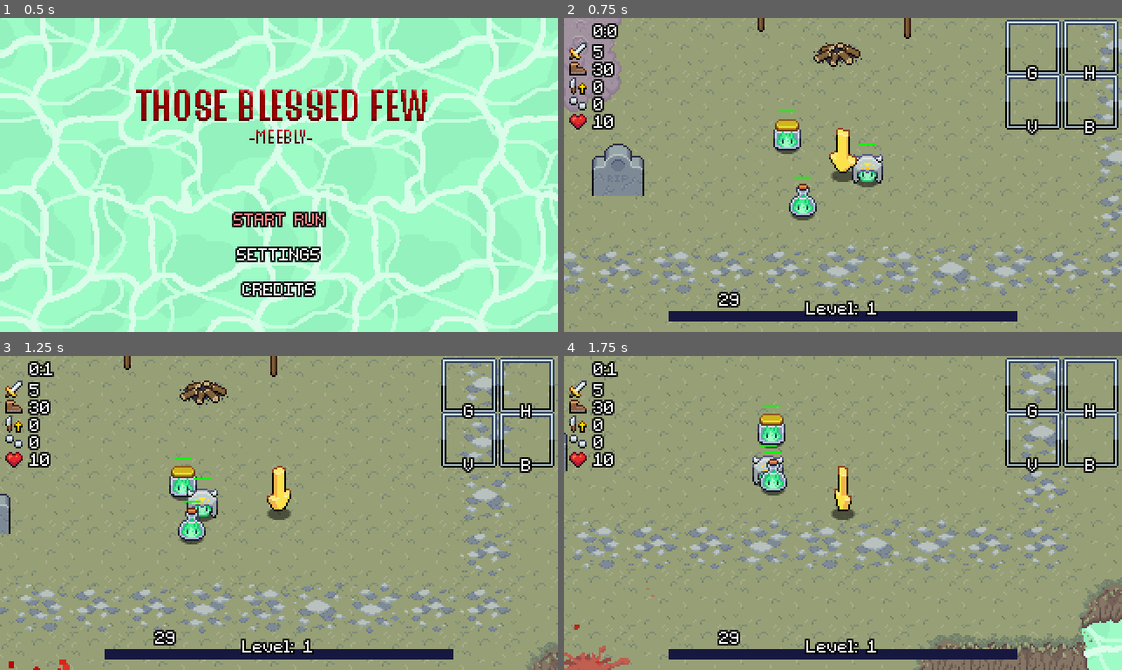
Above: before the commit, frames 1-4 (two rows, left to right).
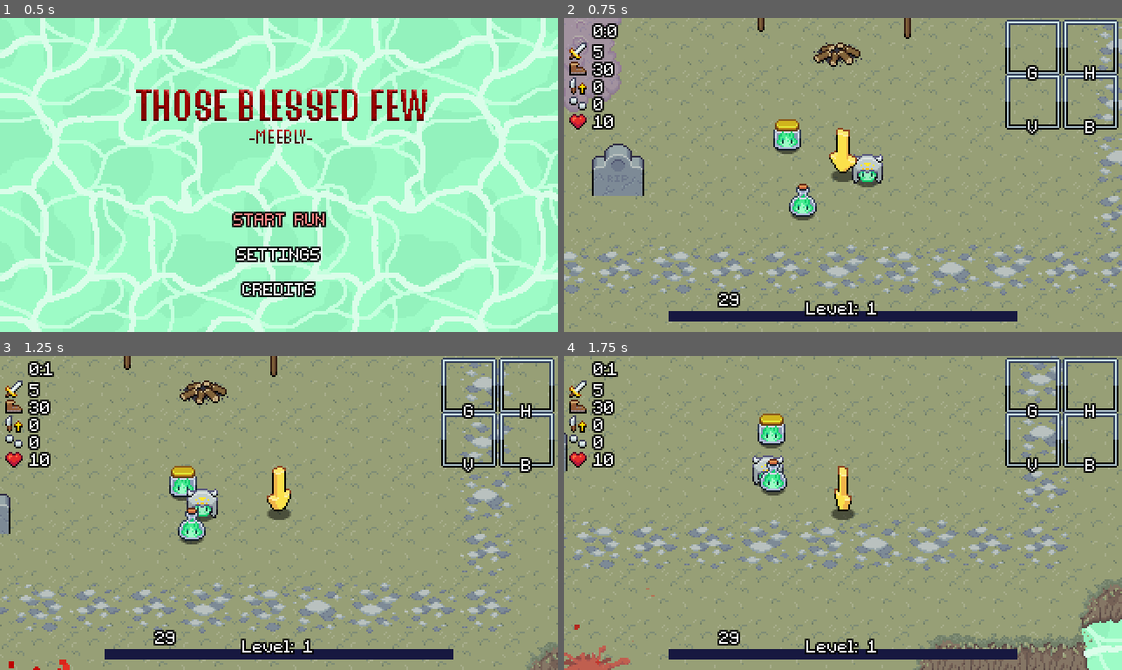
Above: after the commit, the same moments.

Repository: daanengbers/ThoseBlessedFewYCSTA
Game: Godot game, scene res://Scenes/titlescreen.tscn
Two runs of this game, one before a commit and one after it. Both use one fixed random seed, a clock stepped at 60 frames per second and the inputs below.
Inputs:
- Up to frame 1 (0.5 s): no input
- Up to frame 2 (0.75 s): hold D (right) from 0.53 s (still down); tap G (spell1) at 0.6 s
- Up to frame 3 (1.25 s): keep holding D (right); tap H (spell2) at 0.8 s
- Up to frame 4 (1.75 s): release D (right) at 1.28 s; hold S (down) from 1.28 s (still down); tap H (spell2) at 1.35 s; tap V (spell3) at 1.55 s

Frame 1 is identical in both runs. In frame 2, less than 0.1% of the frame differs, in the area x 38-56%, y 29-52%; in frame 3, less than 0.1%; in frame 4, less than 0.1%.

Commit message:
Healthbars are invisible by default. lvl up system more responsive and short press timer, new meebling EXP sprite

Diff:
--- a/Scenes/card.tscn
+++ b/Scenes/card.tscn
@@ -179,6 +179,7 @@
 texture = ExtResource("4_6nhxx")
 hframes = 4
 vframes = 4
+frame = 14
 
 [node name="Select" type="AudioStreamPlayer" parent="eh"]
 stream = ExtResource("5_cuntc")
--- a/Scenes/crowd_member.tscn
+++ b/Scenes/crowd_member.tscn
@@ -240,6 +240,7 @@
 texture = ExtResource("4_5tbgb")
 
 [node name="Healthbar" type="TextureProgressBar" parent="."]
+visible = false
 z_index = 2
 texture_filter = 1
 offset_left = -5.0
--- a/Scenes/crowd_simulation.tscn
+++ b/Scenes/crowd_simulation.tscn
@@ -14,6 +14,7 @@
 [ext_resource type="Texture2D" uid="uid://bc65frbmttbad" path="res://Assets/Selectcardarrow.png" id="11_41qpt"]
 [ext_resource type="Texture2D" uid="uid://cg180gfaancl0" path="res://Assets/Buttonshowcase.png" id="11_g741n"]
 [ext_resource type="Texture2D" uid="uid://cgakxi0t1lwe7" path="res://Assets/Staticons.png" id="11_q0y8a"]
+[ext_resource type="Texture2D" uid="uid://dsh5841pjc8i5" path="res://Assets/YCSTA_Souldparticles.png" id="13_nqnof"]
 [ext_resource type="AudioStream" uid="uid://bad6nr05h2axn" path="res://Sounds/lvlup1.wav" id="16_nlck6"]
 
 [sub_resource type="AtlasTexture" id="AtlasTexture_j74bb"]
@@ -97,6 +98,14 @@
 "play": SubResource("Animation_kxa56")
 }
 
+[sub_resource type="Gradient" id="Gradient_bue6w"]
+offsets = PackedFloat32Array(0, 0.486667, 1)
+colors = PackedColorArray(1, 1, 1, 1, 1, 1, 1, 1, 1, 1, 1, 0)
+
+[sub_resource type="Gradient" id="Gradient_ge54m"]
+offsets = PackedFloat32Array(0, 0.313333, 0.686667, 1)
+colors = PackedColorArray(1, 1, 1, 1, 0.431865, 1, 0.400656, 1, 0.431373, 1, 0.858824, 1, 1, 1, 1, 1)
+
 [sub_resource type="Animation" id="Animation_rcns4"]
 length = 0.001
 tracks/0/type = "value"
@@ -420,6 +429,10 @@
 wait_time = 1.2
 one_shot = true
 
+[node name="CanpressTimer" type="Timer" parent="UI/SelectLevelupscreen"]
+wait_time = 0.4
+one_shot = true
+
 [node name="Tut" type="Label" parent="UI/SelectLevelupscreen"]
 texture_filter = 1
 offset_left = 4.0
@@ -431,6 +444,25 @@
 theme_override_fonts/font = ExtResource("3_gjq7j")
 text = "Press with the button you want to assign it to"
 horizontal_alignment = 1
+
+[node name="Confetti" type="CPUParticles2D" parent="UI/SelectLevelupscreen"]
+texture_filter = 1
+position = Vector2(160, 188)
+emitting = false
+amount = 16
+one_shot = true
+explosiveness = 0.9
+texture = ExtResource("13_nqnof")
+emission_shape = 3
+emission_rect_extents = Vector2(160, 8)
+direction = Vector2(0, -1)
+spread = 15.0
+gravity = Vector2(0, -98)
+initial_velocity_min = 100.0
+initial_velocity_max = 160.0
+scale_amount_max = 1.4
+color_ramp = SubResource("Gradient_bue6w")
+color_initial_ramp = SubResource("Gradient_ge54m")
 
 [node name="Deathscreen" type="Node2D" parent="UI"]
 visible = false
@@ -536,4 +568,5 @@
 one_shot = true
 
 [connection signal="timeout" from="UI/SelectLevelupscreen/UnpauseTimer" to="UI/SelectLevelupscreen" method="_on_unpause_timer_timeout"]
+[connection signal="timeout" from="UI/SelectLevelupscreen/CanpressTimer" to="UI/SelectLevelupscreen" method="_on_canpress_timer_timeout"]
 [connection signal="timeout" from="Timers/MenuTimer" to="." method="_on_menu_timer_timeout"]
--- a/Scenes/enemy_eyeball.tscn
+++ b/Scenes/enemy_eyeball.tscn
@@ -203,6 +203,7 @@
 texture = ExtResource("3_2xgu6")
 
 [node name="Healthbar" type="TextureProgressBar" parent="."]
+visible = false
 offset_left = -5.0
 offset_top = -13.0
 offset_right = 5.0
--- a/Scenes/enemy_skull.tscn
+++ b/Scenes/enemy_skull.tscn
@@ -1,13 +1,11 @@
-[gd_scene load_steps=20 format=3 uid="uid://wp5xcajm7wky"]
+[gd_scene load_steps=16 format=3 uid="uid://wp5xcajm7wky"]
 
 [ext_resource type="Script" path="res://Script/enemy_member.gd" id="1_6agiw"]
 [ext_resource type="Texture2D" uid="uid://blxj1s22wdk50" path="res://Assets/YCSTA_Enemies-1.png" id="2_g3rx0"]
 [ext_resource type="Texture2D" uid="uid://ditkmrdmoscht" path="res://Assets/rotatingarrow.png" id="3_fkv5n"]
-[ext_resource type="FontFile" uid="uid://bu5hdtbp88ojw" path="res://Fonts/EXEPixelPerfect.ttf" id="4_6x5aa"]
 [ext_resource type="Texture2D" uid="uid://cvcvbac04nos2" path="res://Assets/YCSTA_healthbar-1.png" id="5_7ffgk"]
 [ext_resource type="Texture2D" uid="uid://c70378fp1g0kl" path="res://Assets/YCSTA_healthbar-2.png" id="6_knrq3"]
 [ext_resource type="Texture2D" uid="uid://dlws0qyse6xe4" path="res://Assets/arrowshadow.png" id="7_ah8uh"]
-[ext_resource type="Texture2D" uid="uid://dsh5841pjc8i5" path="res://Assets/YCSTA_Souldparticles.png" id="8_j87fl"]
 [ext_resource type="AudioStream" uid="uid://bg2xrdk3npnsa" path="res://Sounds/spellshort1.wav" id="9_jfdhv"]
 
 [sub_resource type="Animation" id="Animation_roeck"]
@@ -103,14 +101,6 @@
 "hurt": SubResource("Animation_ei3xv")
 }
 
-[sub_resource type="Curve" id="Curve_vfb2r"]
-_data = [Vector2(0, 1), 0.0, 0.0, 0, 0, Vector2(1, 0), -3.28971, 0.0, 0, 0]
-point_count = 2
-
-[sub_resource type="Gradient" id="Gradient_f4ocr"]
-offsets = PackedFloat32Array(0, 0.38, 0.753333, 1)
-colors = PackedColorArray(0.944885, 0.700689, 0, 1, 1, 0.556863, 0.160784, 1, 1, 0.243137, 0.372549, 0.627451, 1, 0, 0, 0)
-
 [node name="Enemy_skull" type="CharacterBody2D" groups=["enemy_m"]]
 z_index = 1
 script = ExtResource("1_6agiw")
@@ -135,21 +125,8 @@
 rotation = 1.5708
 texture = ExtResource("3_fkv5n")
 
-[node name="Exclamation" type="Label" parent="."]
+[node name="Healthbar" type="TextureProgressBar" parent="."]
 visible = false
-modulate = Color(1, 0, 0, 1)
-texture_filter = 1
-offset_left = -14.0
-offset_top = -23.0
-offset_right = 14.0
-offset_bottom = -10.0
-theme_override_colors/font_outline_color = Color(0, 0, 0, 1)
-theme_override_constants/outline_size = 4
-theme_override_fonts/font = ExtResource("4_6x5aa")
-text = "!"
-horizontal_alignment = 1
-
-[node name="Healthbar" type="TextureProgressBar" parent="."]
 offset_left = -5.0
 offset_top = -13.0
 offset_right = 5.0
@@ -176,21 +153,6 @@
 position = Vector2(0, 7)
 texture = ExtResource("7_ah8uh")
 
-[node name="Fire" type="CPUParticles2D" parent="."]
-z_index = -1
-texture_filter = 1
-amount = 2
-lifetime = 2.0
-texture = ExtResource("8_j87fl")
-direction = Vector2(0, -1)
-spread = 10.0
-gravity = Vector2(0, 0)
-initial_velocity_min = 25.0
-initial_velocity_max = 40.0
-scale_amount_max = 1.6
-scale_amount_curve = SubResource("Curve_vfb2r")
-color_ramp = SubResource("Gradient_f4ocr")
-
 [node name="HurtSound" type="AudioStreamPlayer2D" parent="."]
 stream = ExtResource("9_jfdhv")
 
--- a/Scenes/enemy_slime.tscn
+++ b/Scenes/enemy_slime.tscn
@@ -1,13 +1,11 @@
-[gd_scene load_steps=20 format=3 uid="uid://c2fxesfd424fa"]
+[gd_scene load_steps=16 format=3 uid="uid://c2fxesfd424fa"]
 
 [ext_resource type="Script" path="res://Script/enemy_member.gd" id="1_27jjo"]
 [ext_resource type="Texture2D" uid="uid://xjft5bfbaqpp" path="res://Assets/Daanslime-1.png" id="2_qo07c"]
 [ext_resource type="Texture2D" uid="uid://ditkmrdmoscht" path="res://Assets/rotatingarrow.png" id="3_hctt1"]
-[ext_resource type="FontFile" uid="uid://bu5hdtbp88ojw" path="res://Fonts/EXEPixelPerfect.ttf" id="4_nr428"]
 [ext_resource type="Texture2D" uid="uid://cvcvbac04nos2" path="res://Assets/YCSTA_healthbar-1.png" id="5_m10tn"]
 [ext_resource type="Texture2D" uid="uid://c70378fp1g0kl" path="res://Assets/YCSTA_healthbar-2.png" id="6_db5yi"]
 [ext_resource type="Texture2D" uid="uid://dlws0qyse6xe4" path="res://Assets/arrowshadow.png" id="7_kh61y"]
-[ext_resource type="Texture2D" uid="uid://dsh5841pjc8i5" path="res://Assets/YCSTA_Souldparticles.png" id="8_yn753"]
 [ext_resource type="AudioStream" uid="uid://bg2xrdk3npnsa" path="res://Sounds/spellshort1.wav" id="9_k1fgi"]
 
 [sub_resource type="Animation" id="Animation_roeck"]
@@ -128,14 +126,6 @@
 "hurt": SubResource("Animation_ei3xv")
 }
 
-[sub_resource type="Curve" id="Curve_vfb2r"]
-_data = [Vector2(0, 1), 0.0, 0.0, 0, 0, Vector2(1, 0), -3.28971, 0.0, 0, 0]
-point_count = 2
-
-[sub_resource type="Gradient" id="Gradient_f4ocr"]
-offsets = PackedFloat32Array(0, 0.38, 0.753333, 1)
-colors = PackedColorArray(0.944885, 0.700689, 0, 1, 1, 0.556863, 0.160784, 1, 1, 0.243137, 0.372549, 0.627451, 1, 0, 0, 0)
-
 [node name="Enemy_slime" type="CharacterBody2D" groups=["enemy_m"]]
 z_index = 1
 script = ExtResource("1_27jjo")
@@ -161,34 +151,8 @@
 rotation = 1.5708
 texture = ExtResource("3_hctt1")
 
-[node name="Exclamation" type="Label" parent="."]
+[node name="Healthbar" type="TextureProgressBar" parent="."]
 visible = false
-modulate = Color(1, 0, 0, 1)
-texture_filter = 1
-offset_left = -14.0
-offset_top = -23.0
-offset_right = 14.0
-offset_bottom = -10.0
-theme_override_colors/font_outline_color = Color(0, 0, 0, 1)
-theme_override_constants/outline_size = 4
-theme_override_fonts/font = ExtResource("4_nr428")
-text = "!"
-horizontal_alignment = 1
-
-[node name="TestLabel" type="Label" parent="."]
-visible = false
-texture_filter = 1
-offset_left = -270.0
-offset_top = -36.0
-offset_right = 270.0
-offset_bottom = -23.0
-theme_override_colors/font_outline_color = Color(0, 0, 0, 1)
-theme_override_constants/outline_size = 4
-theme_override_fonts/font = ExtResource("4_nr428")
-text = "closest"
-horizontal_alignment = 1
-
-[node name="Healthbar" type="TextureProgressBar" parent="."]
 offset_left = -5.0
 offset_top = -13.0
 offset_right = 5.0
@@ -216,22 +180,6 @@
 scale = Vector2(1.25, 1.25)
 texture = ExtResource("7_kh61y")
 
-[node name="Fire" type="CPUParticles2D" parent="."]
-visible = false
-z_index = -1
-texture_filter = 1
-amount = 2
-lifetime = 2.0
-texture = ExtResource("8_yn753")
-direction = Vector2(0, -1)
-spread = 10.0
-gravity = Vector2(0, 0)
-initial_velocity_min = 25.0
-initial_velocity_max = 40.0
-scale_amount_max = 1.6
-scale_amount_curve = SubResource("Curve_vfb2r")
-color_ramp = SubResource("Gradient_f4ocr")
-
 [node name="HurtSound" type="AudioStreamPlayer2D" parent="."]
 stream = ExtResource("9_k1fgi")
 
--- a/Scenes/exp_areameebling.tscn
+++ b/Scenes/exp_areameebling.tscn
@@ -1,7 +1,7 @@
 [gd_scene load_steps=9 format=3 uid="uid://chein4j5hyj4l"]
 
 [ext_resource type="Script" path="res://Script/exp_areameebling.gd" id="1_lctd2"]
-[ext_resource type="Texture2D" uid="uid://cepec0r5btrff" path="res://Assets/Meebling_Deathanimations (1).png" id="2_o4lxc"]
+[ext_resource type="Texture2D" uid="uid://chkpdkwkhftff" path="res://Assets/YCSTA_XP_new.png" id="2_6vt1a"]
 [ext_resource type="Texture2D" uid="uid://dhndfxnjcfqdj" path="res://Assets/Lightshadow.png" id="3_rp7i1"]
 [ext_resource type="AudioStream" uid="uid://b3qee1fus0dfw" path="res://Sounds/meeblingdeath.wav" id="4_4wbkr"]
 
@@ -22,7 +22,7 @@
 
 [sub_resource type="Animation" id="Animation_v47f3"]
 resource_name = "play"
-length = 0.2
+length = 0.6
 loop_mode = 1
 step = 0.05
 tracks/0/type = "value"
@@ -32,10 +32,10 @@
 tracks/0/interp = 1
 tracks/0/loop_wrap = true
 tracks/0/keys = {
-"times": PackedFloat32Array(0, 0.1),
-"transitions": PackedFloat32Array(1, 1),
+"times": PackedFloat32Array(0, 0.1, 0.2, 0.3, 0.4, 0.5),
+"transitions": PackedFloat32Array(1, 1, 1, 1, 1, 1),
 "update": 1,
-"values": [0, 1]
+"values": [5, 6, 7, 8, 9, 7]
 }
 
 [sub_resource type="AnimationLibrary" id="AnimationLibrary_iqsw0"]
@@ -53,8 +53,10 @@
 
 [node name="Sprite" type="Sprite2D" parent="."]
 texture_filter = 1
-texture = ExtResource("2_o4lxc")
-vframes = 2
+position = Vector2(0, -1)
+texture = ExtResource("2_6vt1a")
+hframes = 5
+vframes = 5
 
 [node name="Anim" type="AnimationPlayer" parent="Sprite"]
 libraries = {
--- a/Scenes/meebling_cage.tscn
+++ b/Scenes/meebling_cage.tscn
@@ -93,6 +93,7 @@
 shape = SubResource("RectangleShape2D_34pq5")
 
 [node name="Healthbar" type="TextureProgressBar" parent="."]
+visible = false
 offset_left = -10.0
 offset_top = -25.0
 offset_right = 10.0
--- a/Script/SelectLevelupscreen.gd
+++ b/Script/SelectLevelupscreen.gd
@@ -2,6 +2,7 @@
 
 var CARD = preload("res://Scenes/card.tscn")
 var cardselected = 1
+var canselectcard = false
 
 var inmenu = false
 var pressed = false
@@ -27,7 +28,7 @@
 
 		#Spells select
 
-		if Input.is_action_just_pressed("spell1") && pressed == false:
+		if Input.is_action_just_pressed("spell1") && pressed == false && canselectcard == true:
 			pressed  = true
 			if cardselected == 1:
 				card1.selectcard(1)
@@ -37,7 +38,7 @@
 				card3.selectcard(1)
 			$UnpauseTimer.start()
 
-		if Input.is_action_just_pressed("spell2") && pressed == false:
+		if Input.is_action_just_pressed("spell2") && pressed == false && canselectcard == true:
 			pressed  = true
 			if cardselected == 1:
 				card1.selectcard(2)
@@ -47,7 +48,7 @@
 				card3.selectcard(2)
 			$UnpauseTimer.start()
 
-		if Input.is_action_just_pressed("spell3") && pressed == false:
+		if Input.is_action_just_pressed("spell3") && pressed == false && canselectcard == true:
 			pressed  = true
 			if cardselected == 1:
 				card1.selectcard(3)
@@ -57,7 +58,7 @@
 				card3.selectcard(3)
 			$UnpauseTimer.start()
 
-		if Input.is_action_just_pressed("spell4") && pressed == false:
+		if Input.is_action_just_pressed("spell4") && pressed == false && canselectcard == true:
 			pressed  = true
 			if cardselected == 1:
 				card1.selectcard(4)
@@ -66,15 +67,6 @@
 			if cardselected == 3:
 				card3.selectcard(4)
 			$UnpauseTimer.start()
-
-
-
-
-
-
-
-
-
 
 
 
@@ -87,6 +79,9 @@
 		$CardArrow.position.x = 230
 
 func spawncards(xpos):
+	canselectcard = false
+	$CanpressTimer.start()
+	$Confetti.emitting = true
 	var ca = CARD.instantiate()
 	add_child.call_deferred(ca)
 	ca.position.x = xpos
@@ -106,3 +101,6 @@
 	card2.queue_free()
 	card3.queue_free()
 	get_parent().get_parent().displayupgrades()
+
+func _on_canpress_timer_timeout():
+	canselectcard = true
--- a/Script/card.gd
+++ b/Script/card.gd
@@ -17,7 +17,10 @@
 	if cardnr == 2:
 		actuallysetstats(0,"Nimble Soul","+5 Speed",1)
 	if cardnr == 3:
-		actuallysetstats(0,"Speedy Spectre","-2% Cooldown",2)
+		if Globalsettings.currentrun_minuscooldown >= 80:
+			cardnr = 50
+		else:
+			actuallysetstats(0,"Speedy Spectre","-2% Cooldown",2)
 	if cardnr == 4:
 		actuallysetstats(0,"Healthy Hauntings","+2 Max HP",4)
 	if cardnr == 5:
@@ -25,32 +28,33 @@
 	if cardnr == 6:
 		actuallysetstats(1,"Lightningbolt","projectile that passes through",6)
 	# Uncommon spells
-
-
-
-
-	#if cardnr == 5:
-	#	actuallysetstats(0,"Numerous Spells","+1 Attack Amount",3)
-	#if cardnr == 6:
-	#	actuallysetstats(0,"Hard-Hitting Souls","+2 Attack",0)
 	if cardnr == 7:
 		actuallysetstats(0,"Quick Souls","+7 Speed",1)
 	if cardnr == 8:
-		actuallysetstats(0,"Adrenaline Spectres","-4% Cooldown",2)
+		if Globalsettings.currentrun_minuscooldown >= 80:
+			cardnr = 50
+		else:
+			actuallysetstats(0,"Adrenaline Spectres","-4% Cooldown",2)
 	if cardnr == 9:
 		actuallysetstats(0,"Impenetrable Soul","+3 Max HP",4)
+	if cardnr == 10:
+		actuallysetstats(0,"Summon Meebling","Add another Meebling to the party",13)
 	# Rare spells
-	if cardnr == 10:
-		actuallysetstats(0,"","",1)
 	if cardnr == 11:
-		actuallysetstats(0,"","",1)
+		actuallysetstats(0,"Hard-Hitting Souls","+2 Attack",0)
 	if cardnr == 12:
-		actuallysetstats(0,"","",1)
+		actuallysetstats(0,"Supersonic Souls","+10 Speed",1)
 	if cardnr == 13:
 		actuallysetstats(0,"","",1)
 	if cardnr == 14:
 		actuallysetstats(0,"","",1)
+	if cardnr == 15:
+		actuallysetstats(0,"","",1)
+	if cardnr == 16:
+		actuallysetstats(0,"","",1)
 
+	if cardnr == 50:
+		actuallysetstats(2,"Develish Deal","Reset Cooldown. +1 bullet",14)
 
 
 func selectcard(s_button):
@@ -91,7 +95,9 @@
 
 
 
-
+	if cardnr == 50:
+		Globalsettings.currentrun_minuscooldown = 0
+		addstats(0,0,0,1,0)
 
 
 
--- a/Script/crowd_member.gd
+++ b/Script/crowd_member.gd
@@ -192,6 +192,7 @@
 func update_hp():
 	MAX_HP = MAX_HP + Globalsettings.currentrun_extrahealth
 	$Healthbar.max_value = MAX_HP
+	$Healthbar.visible = false
 	hp = MAX_HP
 
 func continuebouncing():
@@ -200,6 +201,7 @@
 func hurt():
 	m_anim.play("RESET")
 	m_anim.play("hurt")
+	$Healthbar.visible = true
 	$Hit.play()
 
 func kill():
--- a/Script/enemy_eyeball.gd
+++ b/Script/enemy_eyeball.gd
@@ -79,6 +79,7 @@
 func hurt():
 	$EffectsAnim.play("hurt")
 	$HurtSound.play()
+	$Healthbar.visible = true
 	$Healthbar.value = hp
 
 func kill():
--- a/Script/enemy_member.gd
+++ b/Script/enemy_member.gd
@@ -60,6 +60,7 @@
 	$EffectsAnim.play("hurt")
 	$HurtSound.play()
 	$Healthbar.value = hp
+	$Healthbar.visible = true
 
 func kill():
 	alive = false
--- a/Script/meebling_cage.gd
+++ b/Script/meebling_cage.gd
@@ -15,13 +15,11 @@
 
 	c_anim.play("RESET")
 
-#func _process(delta):
-#	pass
-
 func hurt():
 	$ChipSound.play()
 	c_anim.play("RESET")
 	c_anim.play("hurt")
+	$Healthbar.visible = true
 	$Healthbar.value = hp
 
 func spawnmeebling():
Not shown: 1 places in Scenes/crowd_simulation.tscn that only renumber resources
